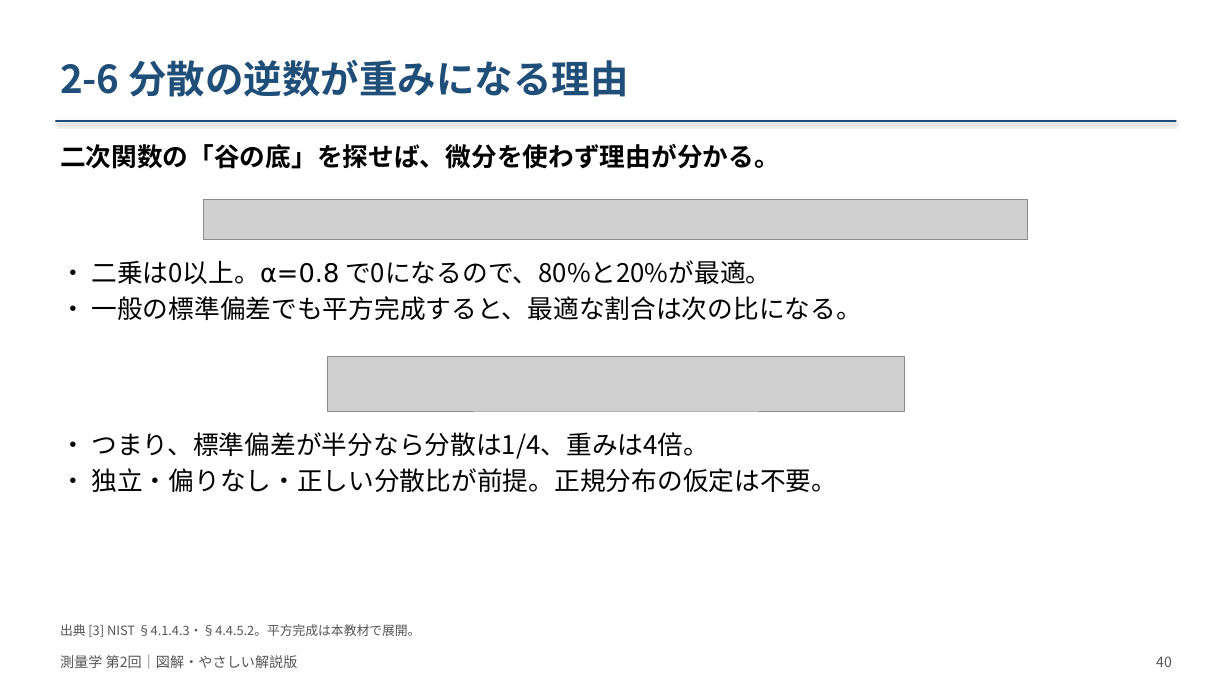
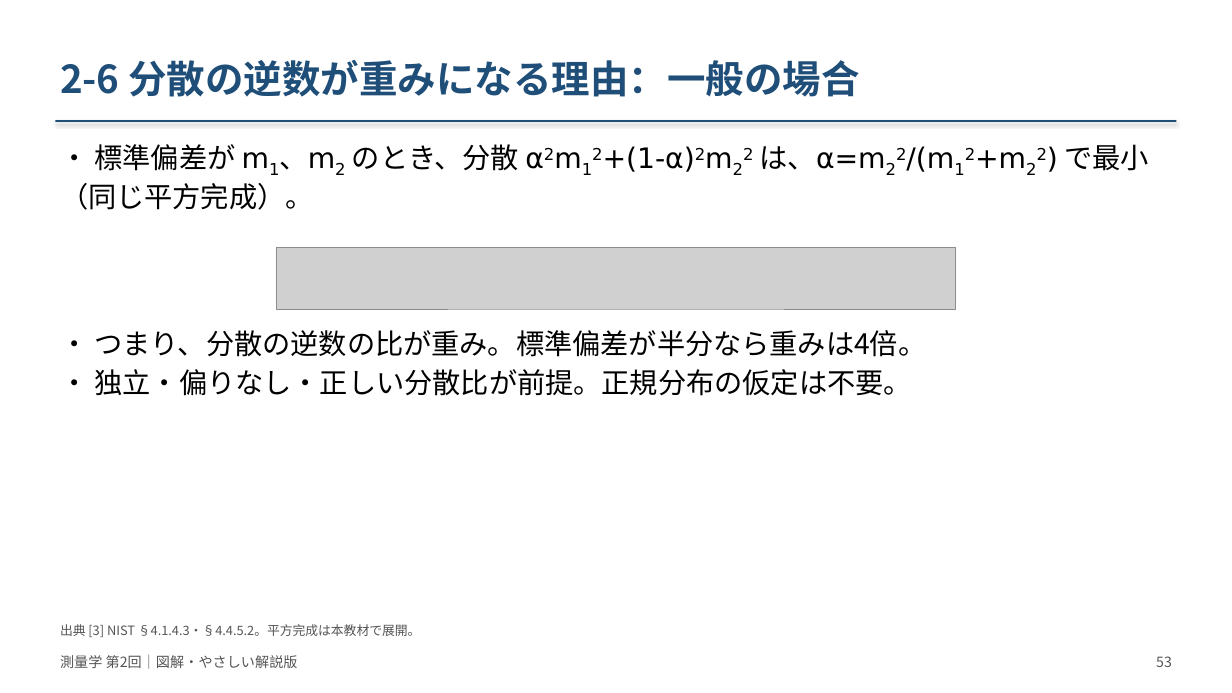
Before and after one commit to NN3210/Lecture, a slide deck: slide 53 of Surveying/materials/slides/第02回_測量の基礎と誤差論/改訂版_20261008/測量学_第02回_図解改訂版.pptx (slide 40 before the commit). Drawn at 1232x693 pixels with LibreOffice and Linux fonts; fonts in the diff are those of the drawing; grey boxes stand for pictures. Boxes give left, top, right and bottom in pixels: in the first picture for what was removed or moved away, otherwise in the second. Text is boxed around its words. In the diff, an @@ line names an element or a change of style, - is before the commit and + after.

```diff
--- a/Surveying/materials/slides/第02回_測量の基礎と誤差論/改訂版_20261008/測量学_第02回_図解改訂版.pptx
+++ b/Surveying/materials/slides/第02回_測量の基礎と誤差論/改訂版_20261008/測量学_第02回_図解改訂版.pptx
@@ text at (60,60,859,97): text changed @@
-2-6 分散の逆数が重みになる理由
+2-6 分散の逆数が重みになる理由：一般の場合
@@ text removed at (60,144,780,169) @@
-二次関数の「谷の底」を探せば、微分を使わず理由が分かる。
@@ text added at (60,144,1149,210), 22 pt, text #000000 @@
+• 標準偏差が m1、m2 のとき、分散 α2m12+(1-α)2m22 は、α=m22/(m12+m22) で最小（同じ平方完成）。
@@ picture removed at (204,200,1029,239) @@
@@ text removed at (91,260,862,320) @@
-• 二乗は0以上。α=0.8 で0になるので、80%と20%が最適。
-• 一般の標準偏差でも平方完成すると、最適な割合は次の比になる。
@@ picture added at (276,248,955,310) @@
@@ text "• つまり、分散の逆数の比が重み。標準偏差が半分なら重みは4倍。": place and size @@
-text "• つまり、分散の逆数の比が重み。標準偏差が半分なら重みは4倍。" at (91,432,837,492)
+text "• つまり、分散の逆数の比が重み。標準偏差が半分なら重みは4倍。" at (94,330,926,396)
@@ text at (94,330,926,357): text changed; size 20 to 22 pt @@
-• つまり、標準偏差が半分なら分散は1/4、重みは4倍。
+• つまり、分散の逆数の比が重み。標準偏差が半分なら重みは4倍。
@@ picture removed at (327,356,904,410) @@
@@ text at (94,369,911,396): size 20 to 22 pt in "• 独立・偏りなし・正しい分散比が前提。正規分布の仮定は不要。" @@
@@ text at (1156,656,1172,667): text changed @@
-40
+53
```
Also in this commit, not shown: 57 other slides changed, 14 slides added, 23 other files.
